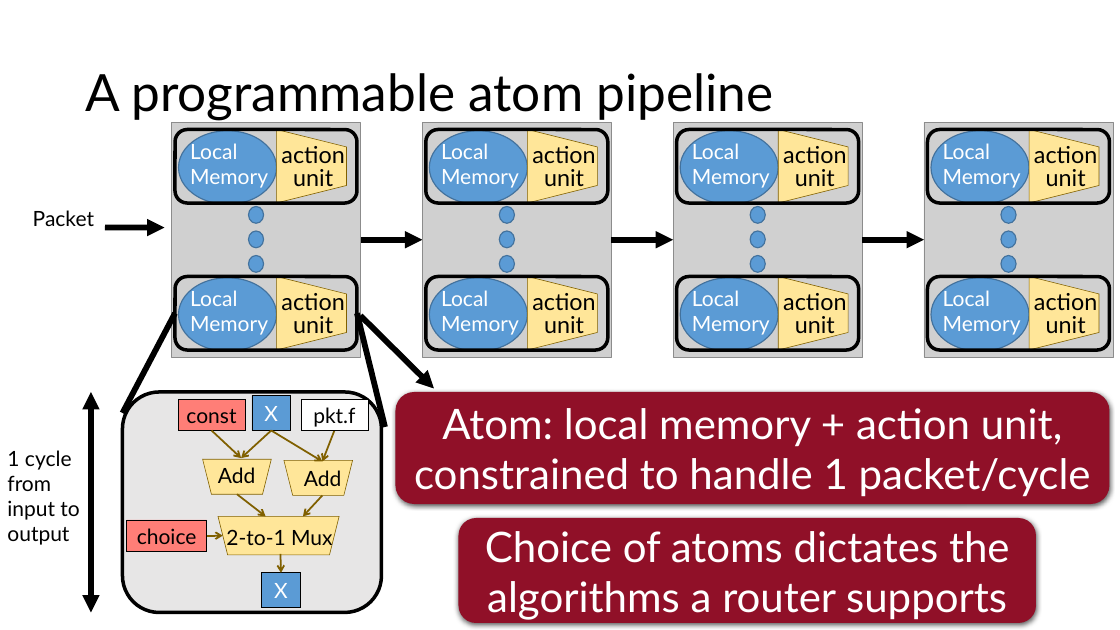
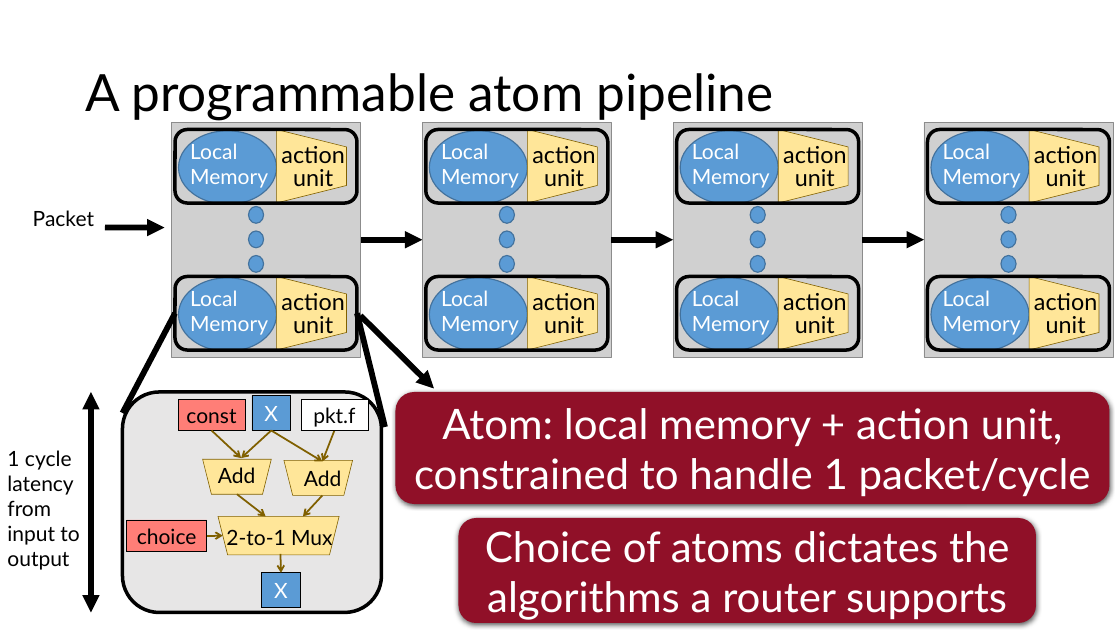
Before and after one commit to anirudhSK/pifo-domino-marple-ppts, a slide deck: slide 12 of combined_domino_pifo.pptx. Drawn at 1120x630 pixels with LibreOffice and Linux fonts; fonts in the diff are those of the drawing; grey boxes stand for pictures. Boxes give left, top, right and bottom in pixels: in the first picture for what was removed or moved away, otherwise in the second. Text is boxed around its words. In the diff, an @@ line names an element or a change of style, - is before the commit and + after.

```diff
--- a/combined_domino_pifo.pptx
+++ b/combined_domino_pifo.pptx
@@ text at box(7, 475, 73, 495): paragraph added @@
+latency
```
Also in this commit, not shown: 4 other slides changed.
